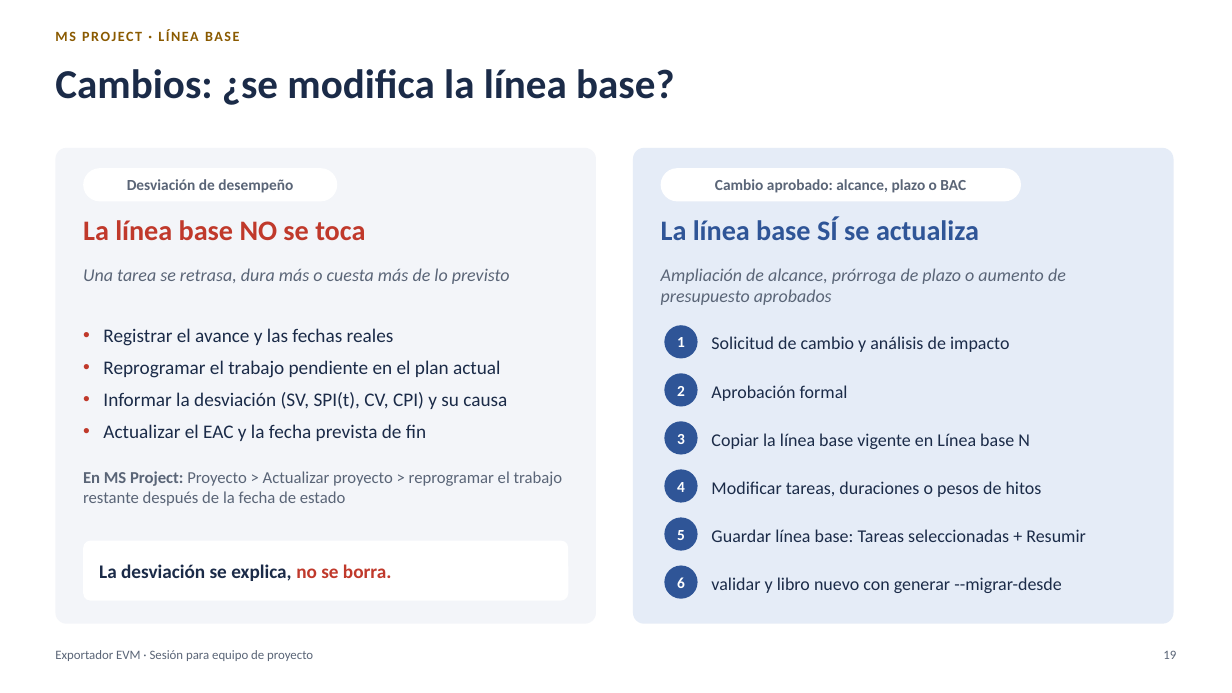
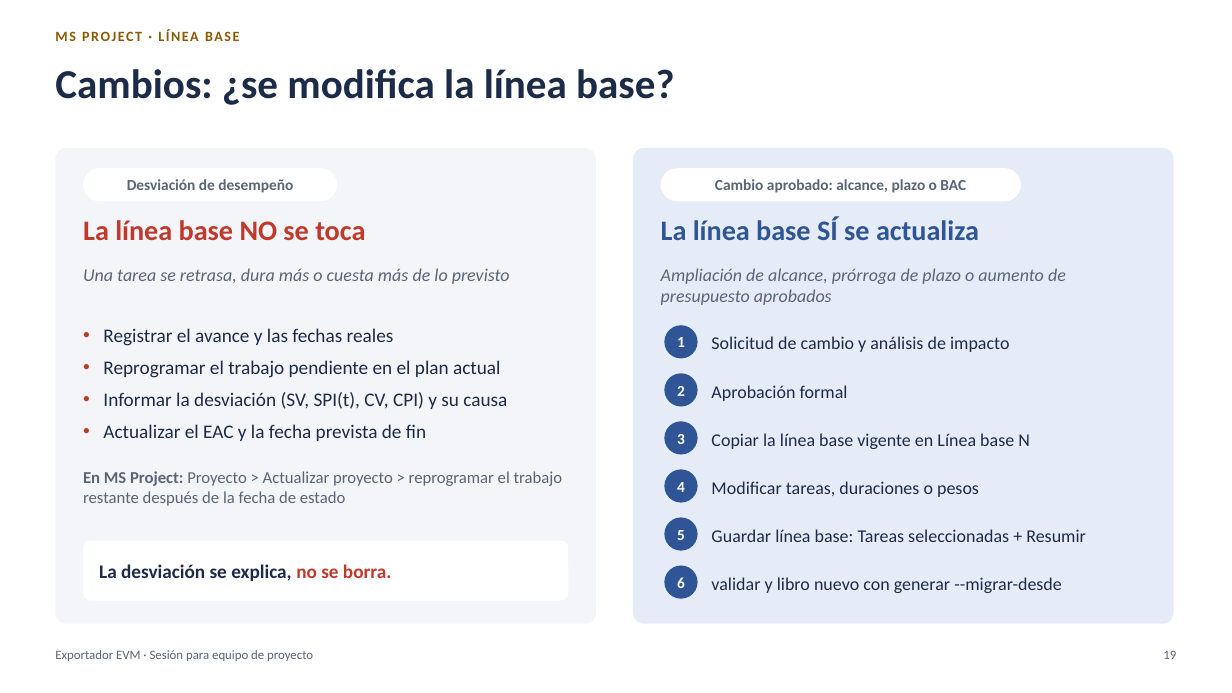
Before and after one commit to MarceloSalazar/evm-automation, a slide deck: slide 19 of docs/presentacion-jefes-de-proyecto.pptx. Drawn at 1232x693 pixels with LibreOffice and Linux fonts; fonts in the diff are those of the drawing. Boxes give left, top, right and bottom in pixels: in the first picture for what was removed or moved away, otherwise in the second. Text is boxed around its words. In the diff, an @@ line names an element or a change of style, - is before the commit and + after.

```diff
--- a/docs/presentacion-jefes-de-proyecto.pptx
+++ b/docs/presentacion-jefes-de-proyecto.pptx
@@ text at <box>711,481,979,497</box>: text changed @@
-Modificar tareas, duraciones o pesos de hitos
+Modificar tareas, duraciones o pesos
```
Also in this commit, not shown: 2 other slides changed, 1 other file.
